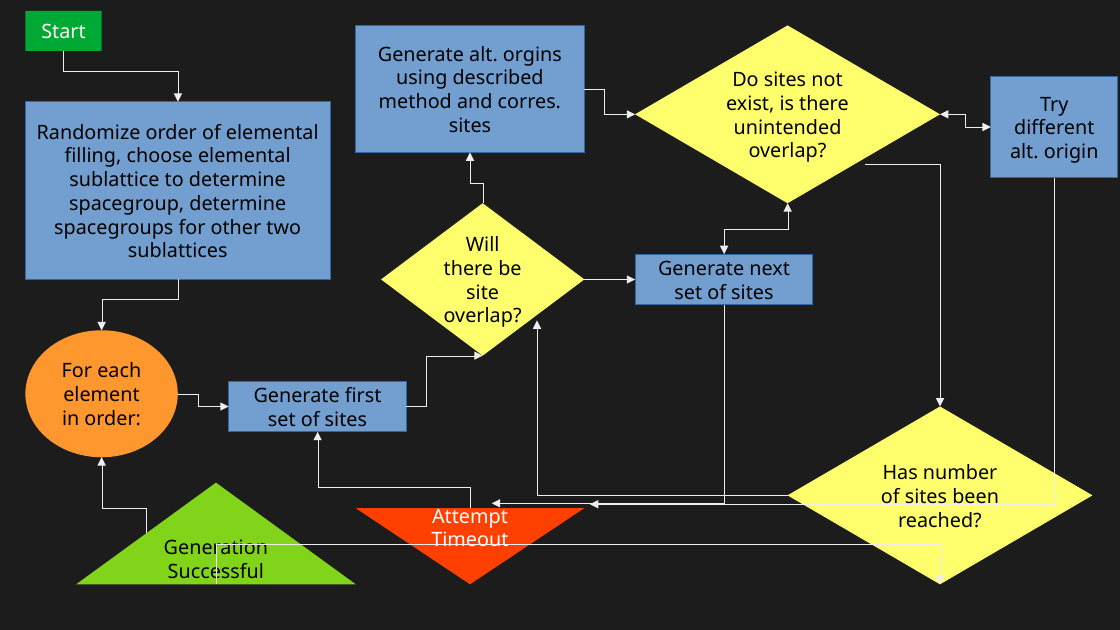
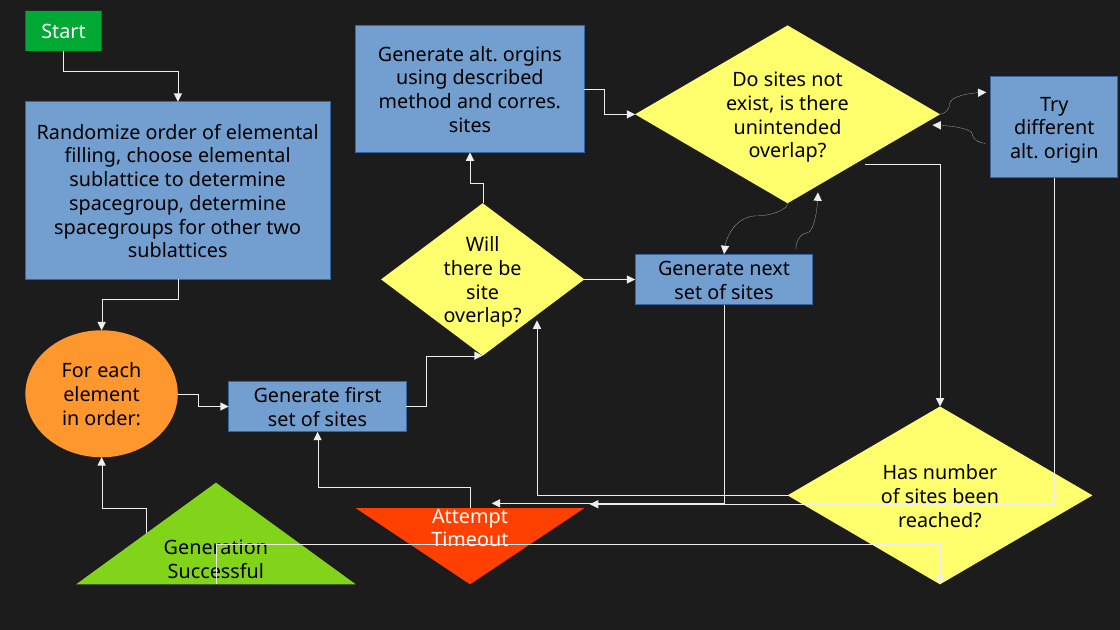
Before and after one commit to fenneltheloon/lattice-optimization, a slide deck: slide 8 of Final Presentation.odp. Drawn at 1120x630 pixels with LibreOffice and Linux fonts; fonts in the diff are those of the drawing. Boxes give left, top, right and bottom in pixels: in the first picture for what was removed or moved away, otherwise in the second. Text is boxed around its words. In the diff, an @@ line names an element or a change of style, - is before the commit and + after.

```diff
--- a/Final Presentation.odp
+++ b/Final Presentation.odp
@@ elbow double arrow removed from (940, 115) to (991, 127) @@
@@ curved arrow added from (940, 115) to (987, 92), #EEEEEE 0 pt @@
@@ curved arrow added from (986, 143) to (933, 125), #EEEEEE 0 pt @@
@@ elbow double arrow moved from (724, 254) - (788, 203) to (788, 203) - (724, 254) @@
@@ elbow double arrow (788, 203) - (724, 254): elbow double arrow to curved arrow @@
@@ curved arrow added from (796, 249) to (818, 192), #EEEEEE 0 pt @@
```
Also in this commit, not shown: 2 other slides changed, 2 other files.
